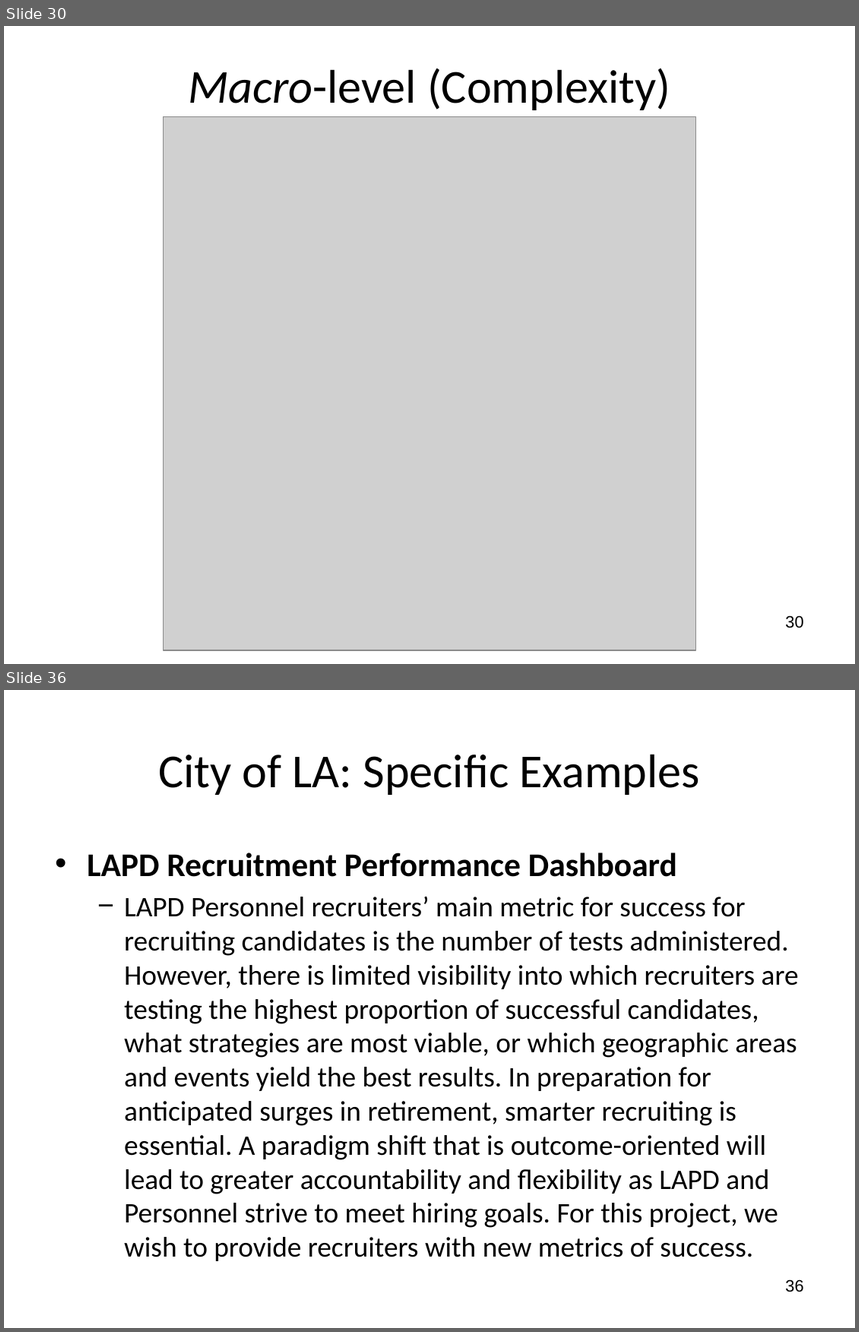
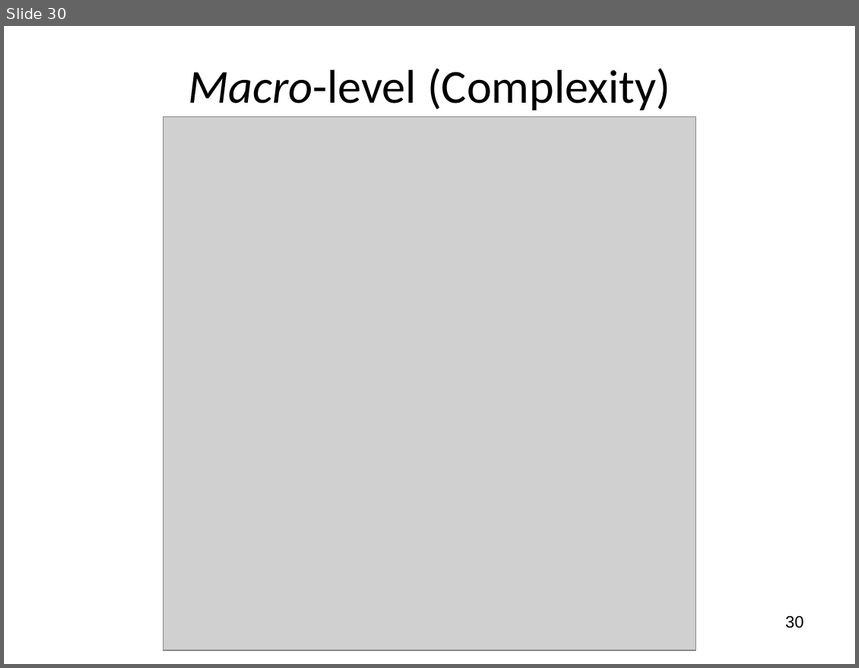
Before and after one commit to wsphd/datajam2018, a slide deck: dj2018.odp. Shown one above the other, each under a label of ours: slides 30 and 36 before the commit, slide 30 after it; the slides between them are not shown. The pictures are 859x1332 and 859x668 pixels, drawn with LibreOffice and Linux fonts; fonts in the diff are those of the drawing; grey boxes stand for pictures. Boxes give left, top, right and bottom in pixels: in the first picture for what was removed or moved away, otherwise in the second. Text is boxed around its words. In the diff, an @@ line names an element or a change of style, - is before the commit and + after.

```diff
--- a/dj2018.odp
+++ b/dj2018.odp
@@ slide 36 removed at (4,690,855,1328), background #FFFFFF @@
@@ title removed at (159,754,700,795) @@
-City of LA: Specific Examples
@@ text removed at (87,853,799,1262) @@
-• LAPD Recruitment Performance Dashboard
-  − LAPD Personnel recruiters’ main metric for success for recruiting candidates is the number of tests administered. However, there is limited visibility into which recruiters are testing the highest proportion of successful candidates, what strategies are most viable, or which geographic areas and events yield the best results. In preparation for anticipated surges in retirement, smarter recruiting is essential. A paradigm shift that is outcome-oriented will lead to greater accountability and flexibility as LAPD and Personnel strive to meet hiring goals. For this project, we wish to provide recruiters with new metrics of success.
@@ page number removed at (785,1280,804,1293) @@
-36
```
Also in this commit, not shown: 8 slides changed, 4 slides added, 9 other slides removed, 1 other file.
